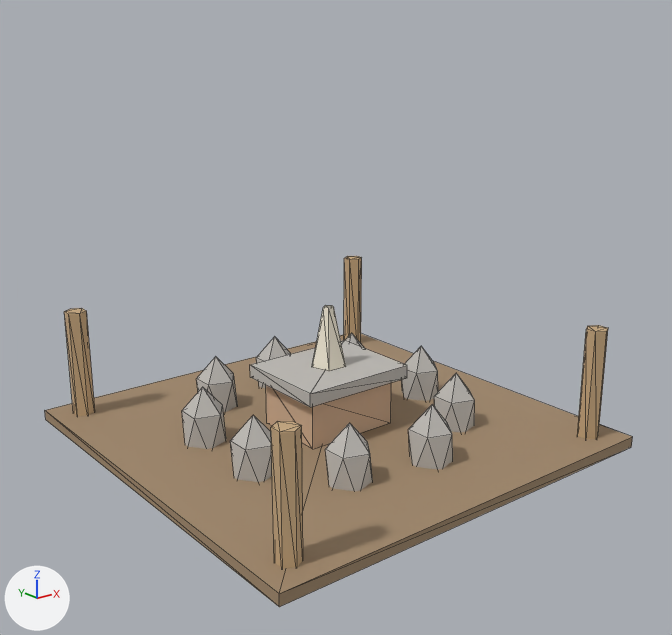
The glTF model assets/3d/models/building_shrine_half.glb, before and after one commit.
One viewpoint serves both versions: a 50 mm camera at (-4.89, -6.22, 3.59) aimed at (-0.05, -0.17, 1.17). The axes (+X, +Y, +Z) are drawn at lower left. The lights are the same throughout. The picture after the commit comes second. Mesh edges are drawn as thin lines. Vertices at exactly the same position are counted once.

Names of what the first picture shows: 'building_shrine_half'.
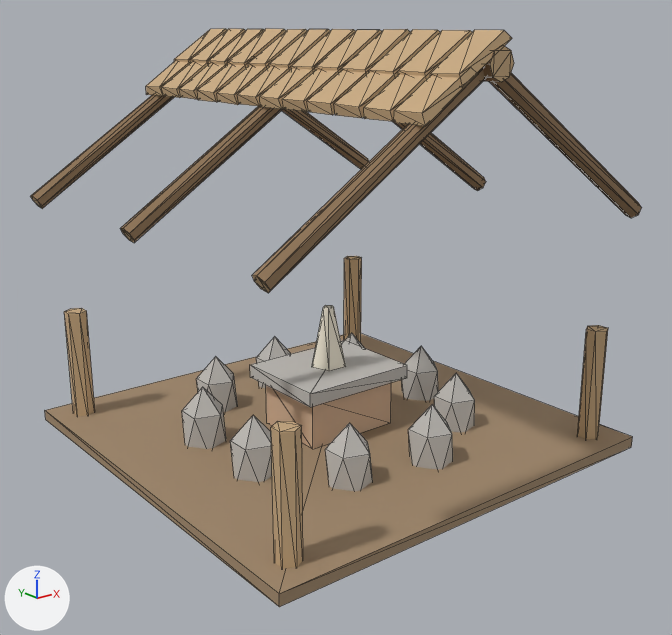
Location of each change, (x1, y1, x2, y2) in pixels of the pictures (672 x 635 px):
'building_shrine_half', reshaped (65% taller)
    before: (45, 256, 632, 607)
    after: (31, 28, 642, 607)
part 1 of me_building_shrine_half, added
    after: (31, 28, 642, 293)

What the commit changed:
Material 'wood_dark' (mat_wood_dark) is new.
Its base color is (0.3, 0.19, 0.1) (brown #957959).
Its roughness is 0.85.
Material 'trunk' (mat_trunk) is new.
Its base color is (0.3, 0.18, 0.09) (brown #957655).
Its roughness is 0.85.
me_building_shrine_half is used by ob_building_shrine_half; location (0.0, 0.0, 0.0).
me_building_shrine_half had 190 vertices, 312 faces and spanned x -1.92..1.92, y -1.92..1.92, z -0.21..1.22.
me_building_shrine_half now has 479 vertices, 772 faces and spans x -1.92..1.92, y -1.92..1.92, z 0.0..3.57.
me_building_shrine_half part 1: 289 vertices added at x -1.92..1.92, y -1.88..1.88, z 2.06..3.57.
Other edits to the shape of me_building_shrine_half do not show in these pictures.
me_building_shrine_half gains material mat_wood_dark (brown #957959).
me_building_shrine_half gains material mat_trunk (brown #957655).
